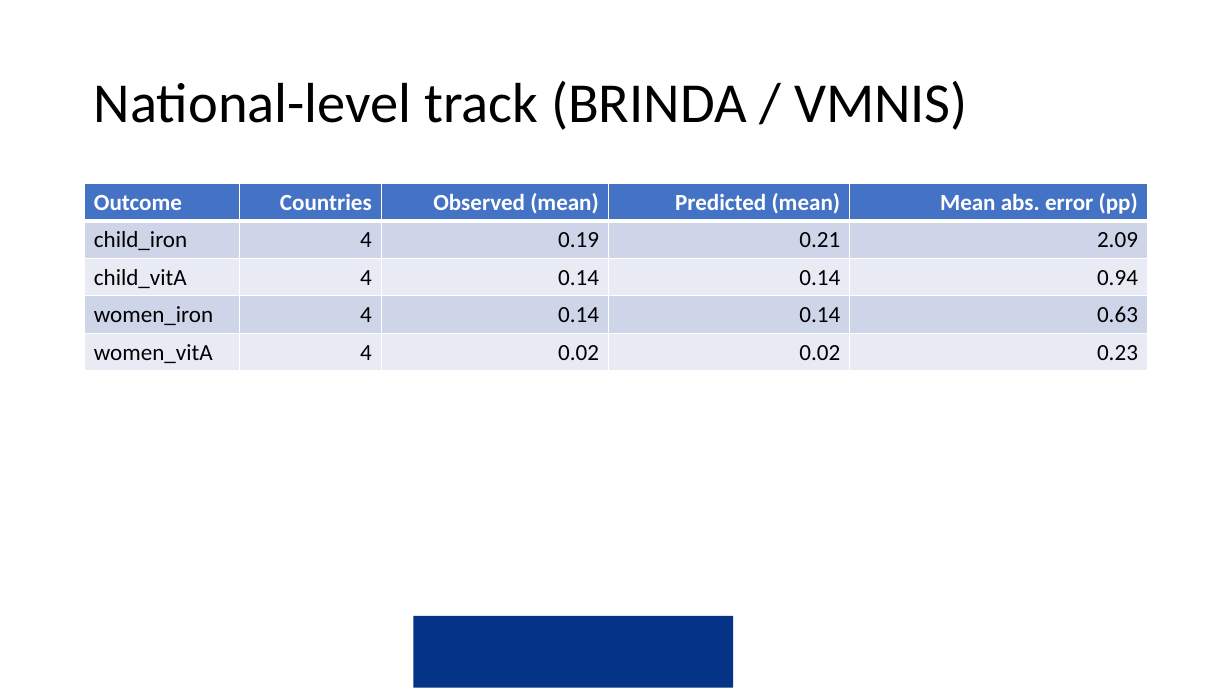
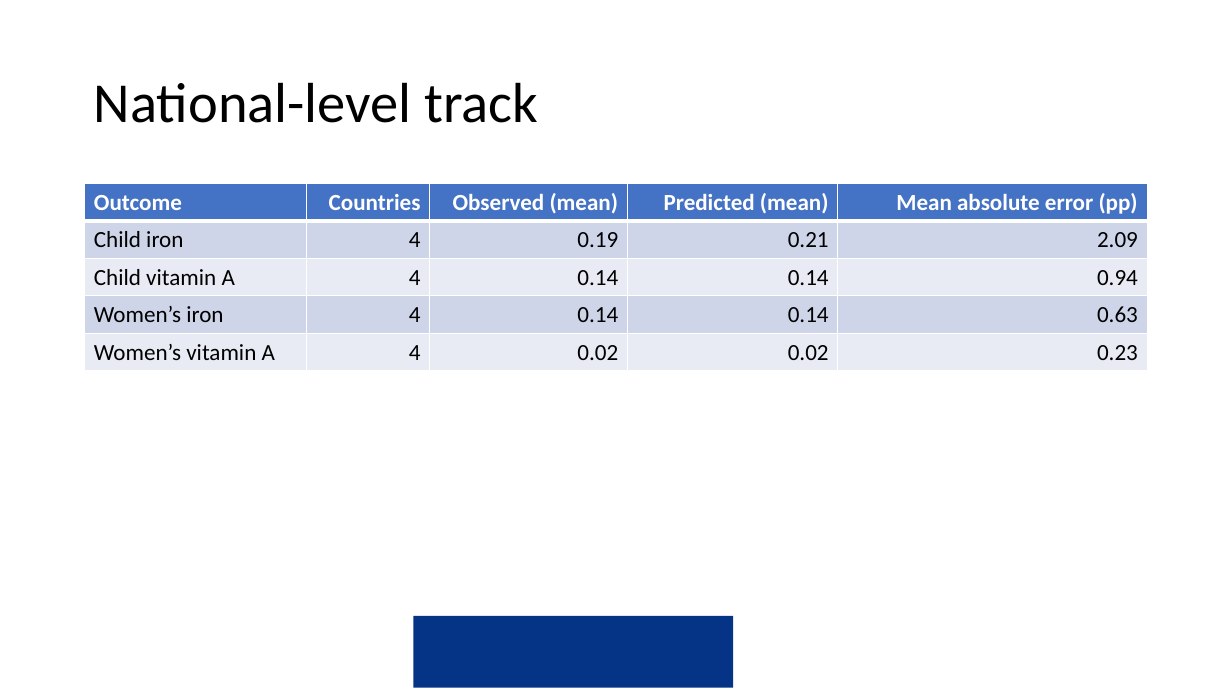
Before and after one commit to amertens/mn-prediction, a slide deck: slide 41 of docs/slides/MN-proxy-Ghana-presentation-2026-09.pptx (slide 32 before the commit). Drawn at 1232x693 pixels with LibreOffice and Linux fonts; fonts in the diff are those of the drawing; background and template pictures are left out. Boxes give left, top, right and bottom in pixels: in the first picture for what was removed or moved away, otherwise in the second. Text is boxed around its words. In the diff, an @@ line names an element or a change of style, - is before the commit and + after.

```diff
--- a/docs/slides/MN-proxy-Ghana-presentation-2026-09.pptx
+++ b/docs/slides/MN-proxy-Ghana-presentation-2026-09.pptx
@@ title at box(94, 82, 538, 123): text changed @@
-National-level track (BRINDA / VMNIS)
+National-level track
@@ table at box(85, 184, 1148, 623) @@
-row 1, column 5: Mean abs. error (pp)
+row 1, column 5: Mean absolute error (pp)
-row 2, column 1: child_iron
+row 2, column 1: Child iron
-row 3, column 1: child_vitA
+row 3, column 1: Child vitamin A
-row 4, column 1: women_iron
+row 4, column 1: Women’s iron
-row 5, column 1: women_vitA
+row 5, column 1: Women’s vitamin A
```
Also in this commit, not shown: 19 other slides changed, 30 slides added, 20 slides removed, 7 other files.
